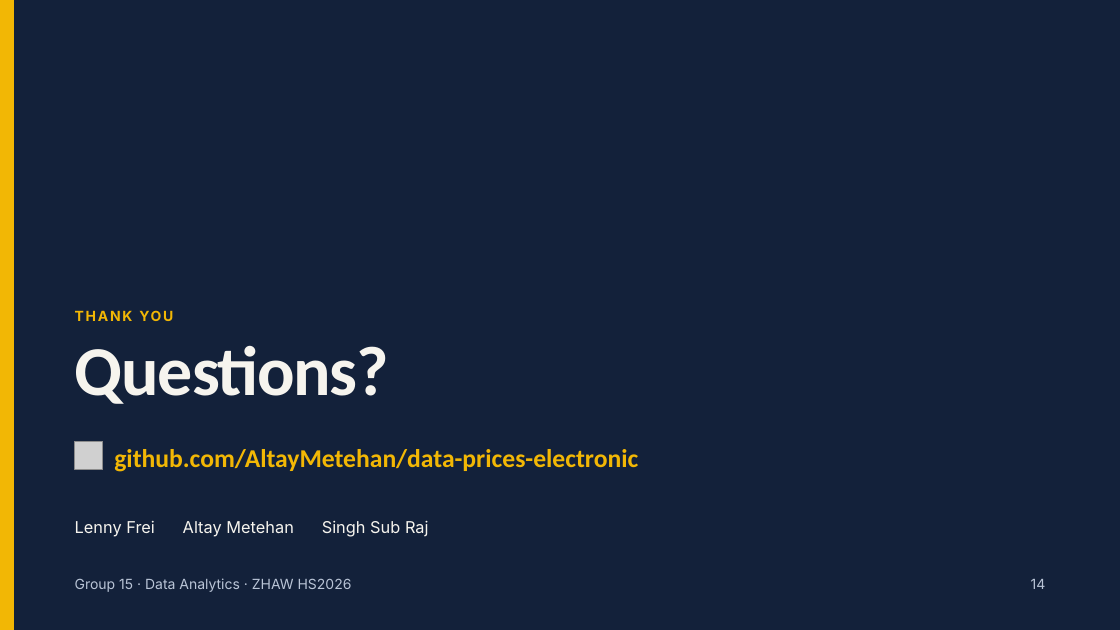
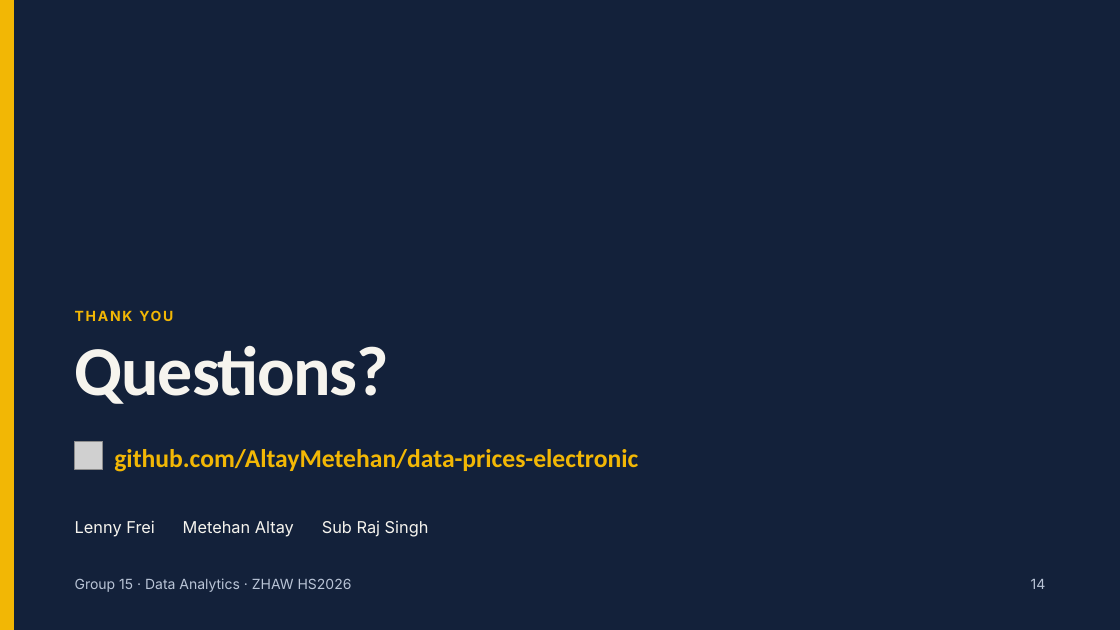
Before and after one commit to AltayMetehan/data-prices-electronic, a slide deck: slide 14 of präsentation_konzept/Electricity prices of Swiss municipalities.pptx. Drawn at 1120x630 pixels with LibreOffice and Linux fonts; fonts in the diff are those of the drawing; grey boxes stand for pictures. Boxes give left, top, right and bottom in pixels: in the first picture for what was removed or moved away, otherwise in the second. Text is boxed around its words. In the diff, an @@ line names an element or a change of style, - is before the commit and + after.

```diff
--- a/präsentation_konzept/Electricity prices of Swiss municipalities.pptx
+++ b/präsentation_konzept/Electricity prices of Swiss municipalities.pptx
@@ text at (x1=183, y1=521, x2=294, y2=537): text changed @@
-Altay Metehan
+Metehan Altay
@@ text at (x1=322, y1=521, x2=429, y2=537): text changed @@
-Singh Sub Raj
+Sub Raj Singh
```
Also in this commit, not shown: 11 other slides changed, 1 other file.
